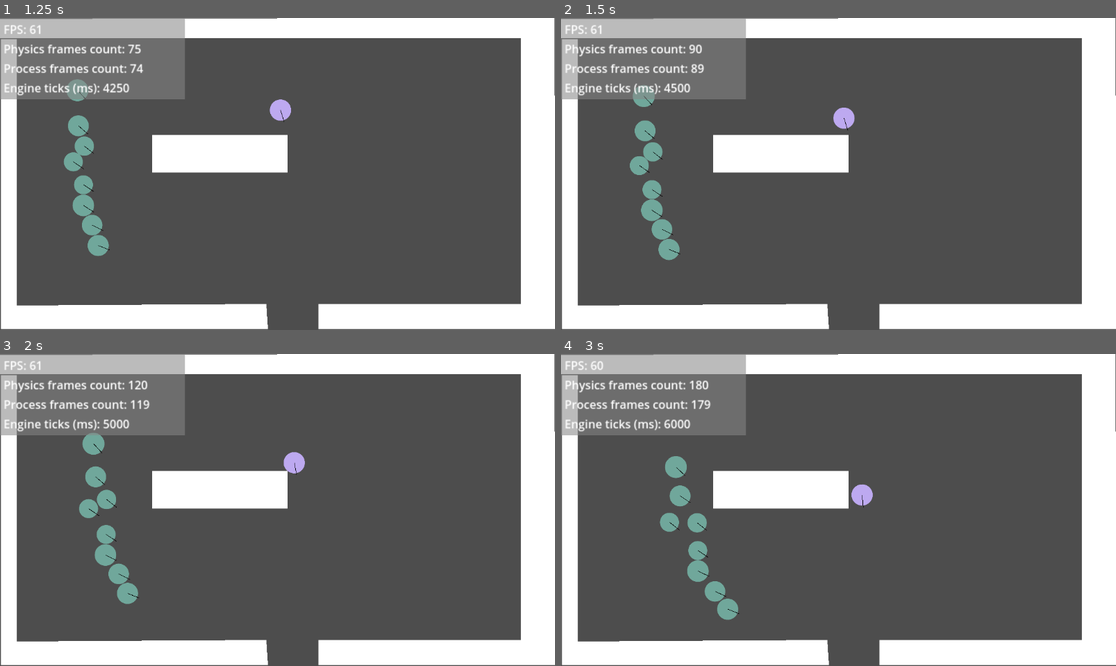
Above: before the commit, frames 1-4 (two rows, left to right).
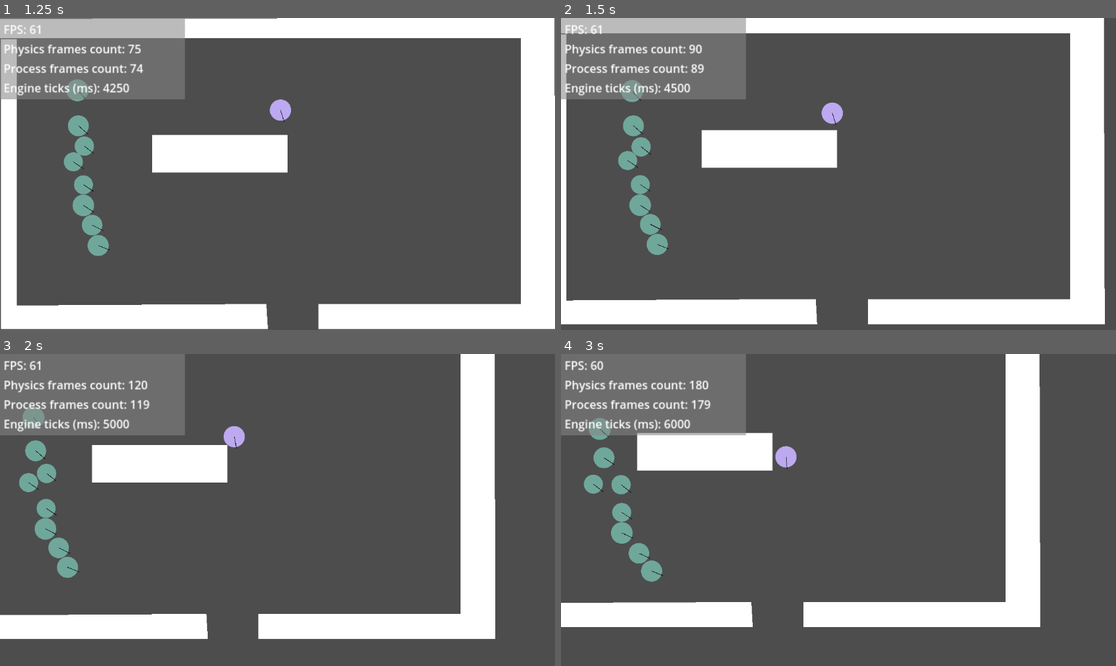
Above: after the commit, the same moments.

Repository: uknowmee/social-force
Game: Godot game, scene res://scenes/demos/demo_01.tscn
Same seed, same stepped clock (60 frames per second), same inputs: the game is played once before the commit and once after it.
Inputs (mouse positions are in pixels of both pictures, inside the frame that each line leads up to):
- Up to frame 1 (1.25 s): move the mouse to (399, 158) at 0.52 s; click (399, 158) at 0.67 s
- Up to frame 2 (1.5 s): drag from (727, 189) to (610, 139) at 1.27 s
- Up to frame 3 (2 s): no input
- Up to frame 4 (3 s): move the mouse to (894, 441) at 2.02 s; click (894, 441) at 2.17 s; drag from (810, 572) to (672, 463) at 2.77 s

Frame 1 is identical in both runs. In frame 2, 15% of the frame differs, in the area x 0-100%, y 0-100%; in frame 3, 40%; in frame 4, 40%.

Commit message:
add camera

Diff:
--- a/agh_simulation/scenes/demos/demo_01.tscn
+++ b/agh_simulation/scenes/demos/demo_01.tscn
@@ -1,9 +1,10 @@
-[gd_scene load_steps=5 format=3 uid="uid://dmws45irr7qxt"]
+[gd_scene load_steps=6 format=3 uid="uid://dmws45irr7qxt"]
 
 [ext_resource type="PackedScene" uid="uid://bnr042bo878t0" path="res://scenes/agent/agent.tscn" id="1_ij0fu"]
 [ext_resource type="PackedScene" uid="uid://je70trdethj3" path="res://scenes/agent_spawner/agent_spawner.tscn" id="2_cdqmh"]
 [ext_resource type="Script" path="res://scripts/static_body_2d_colisions.gd" id="3_wjdd3"]
 [ext_resource type="PackedScene" uid="uid://cs7cmm6irnpqu" path="res://scenes/stats/stats.tscn" id="4_8rema"]
+[ext_resource type="Script" path="res://scripts/camera_2d.gd" id="5_c2fyg"]
 
 [node name="Simulation" type="Node2D"]
 
@@ -49,3 +50,6 @@
 [node name="Stats" parent="." instance=ExtResource("4_8rema")]
 scale = Vector2(1.5, 1.5)
 transform = Transform2D(1.5, 0, 0, 1.5, 0, 0)
+
+[node name="Camera2D" type="Camera2D" parent="."]
+script = ExtResource("5_c2fyg")
--- a/agh_simulation/scenes/demos/demo_02.tscn
+++ b/agh_simulation/scenes/demos/demo_02.tscn
@@ -1,8 +1,9 @@
-[gd_scene load_steps=6 format=4 uid="uid://ddv283dpo5f5c"]
+[gd_scene load_steps=7 format=4 uid="uid://ddv283dpo5f5c"]
 
 [ext_resource type="PackedScene" uid="uid://cs7cmm6irnpqu" path="res://scenes/stats/stats.tscn" id="1_mhgks"]
 [ext_resource type="TileSet" uid="uid://cp43m52a361er" path="res://assets/base_tile_set.tres" id="2_4cas6"]
 [ext_resource type="PackedScene" uid="uid://je70trdethj3" path="res://scenes/agent_spawner/agent_spawner.tscn" id="2_lgmq4"]
+[ext_resource type="Script" path="res://scripts/camera_2d.gd" id="4_cu6yh"]
 
 [sub_resource type="RectangleShape2D" id="RectangleShape2D_htx3m"]
 size = Vector2(35, 261.875)
@@ -55,3 +56,6 @@
 z_index = -1
 tile_map_data = PackedByteArray("AAD//wAAAQAAAAIAAAD//wEAAQAAAAMAAAD//wIAAQAAAAQAAAD//wMAAQAAAAUAAAD//wQAAQAAAAYAAAD//w …(48720 unchanged characters)…
 tile_set = ExtResource("2_4cas6")
+
+[node name="Camera2D" type="Camera2D" parent="."]
+script = ExtResource("4_cu6yh")
--- /dev/null
+++ b/agh_simulation/scripts/camera_2d.gd
@@ -0,0 +1,42 @@
+extends Camera2D
+
+@export var scroll_speed := 300
+@export var zoom_speed := 0.01
+@export var max_zoom := 0.03
+@export var min_zoom :=  0.01
+
+var target_position := Vector2.ZERO
+var dragging := false
+var drag_start := Vector2.ZERO
+var change := Vector2(0.02, 0.02)
+
+func _ready():
+	offset = get_viewport().size / 2
+	zoom = Vector2.ONE
+
+func _process(delta):
+	handle_movement(delta)
+
+func handle_movement(delta):
+	if dragging:
+		var mouse_position = get_global_mouse_position()
+		var drag_delta = mouse_position - drag_start
+		target_position -= drag_delta
+		drag_start = mouse_position
+
+	position = position.lerp(target_position, 0.1)
+
+func _input(event):
+	if event is InputEventMouseButton:
+		if event.button_index == MOUSE_BUTTON_LEFT:
+			if event.pressed:
+				dragging = true
+				drag_start = get_global_mouse_position()
+			else:
+				dragging = false
+
+		if event.button_index == MOUSE_BUTTON_WHEEL_DOWN:
+			zoom -= change
+
+		if event.button_index == MOUSE_BUTTON_WHEEL_UP:
+			zoom += change
